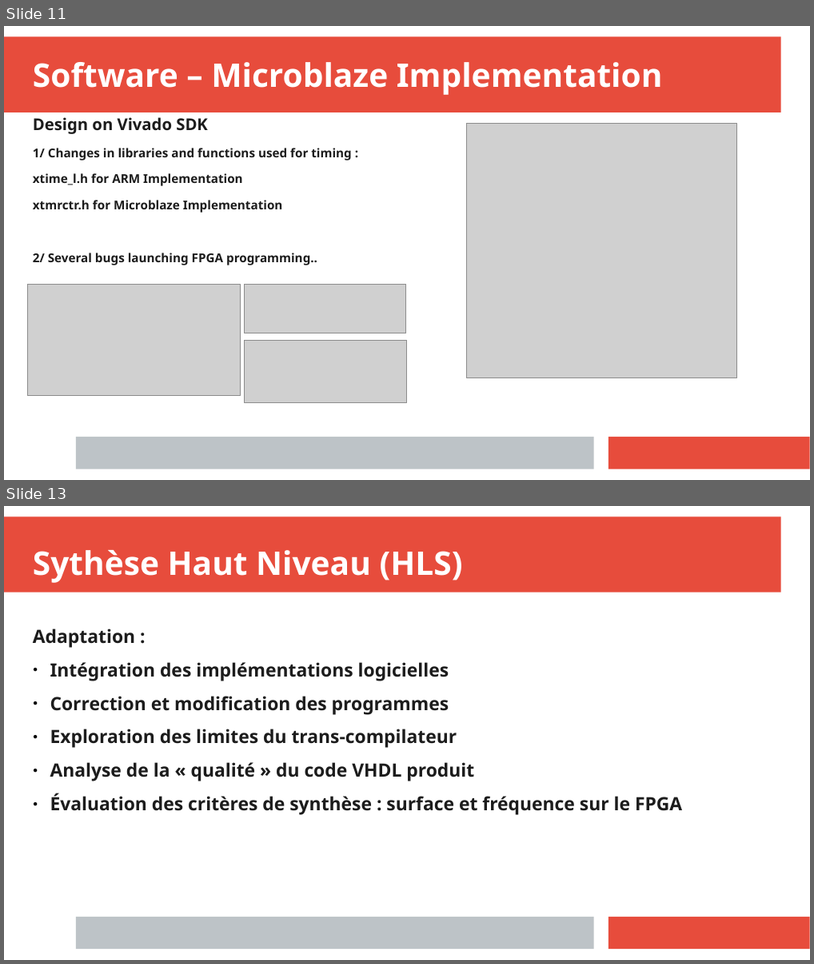
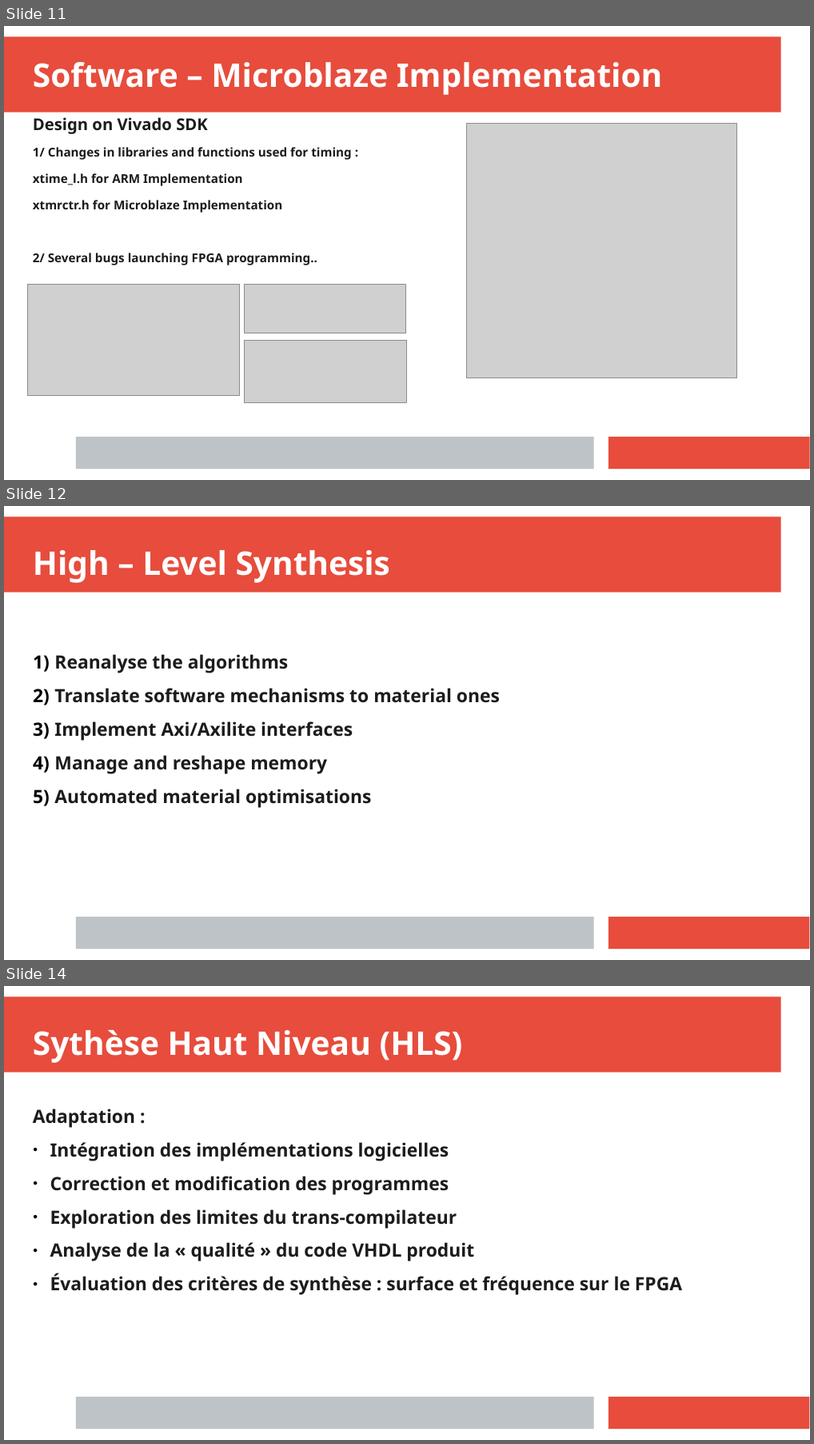
Before and after one commit to anisghaoui/A2, a slide deck: presentation_finale/prensent_A2_ghaoui.pptx. Shown one above the other, each under a label of ours: slides 11 and 13 before the commit, slides 11, 12 and 14 after it; the slides between them are not shown. The pictures are 814x964 and 814x1444 pixels, drawn with LibreOffice and Linux fonts; fonts in the diff are those of the drawing; grey boxes stand for pictures. Boxes give left, top, right and bottom in pixels: in the first picture for what was removed or moved away, otherwise in the second. Text is boxed around its words. In the diff, an @@ line names an element or a change of style, - is before the commit and + after.

```diff
--- a/presentation_finale/prensent_A2_ghaoui.pptx
+++ b/presentation_finale/prensent_A2_ghaoui.pptx
@@ slide 12 added at [4,506,810,960], background #FFFFFF; not listed: 3 template elements that a slide beside it also shows @@
@@ text added at [33,550,390,583], 32 pt, text #FFFFFF, bold @@
+High – Level Synthesis
@@ text added at [54,654,500,808], 18 pt, text #1C1C1C, bold @@
+1) Reanalyse the algorithms
+2) Translate software mechanisms to material ones
+3) Implement Axi/Axilite interfaces
+4) Manage and reshape memory
+5) Automated material optimisations
@@ what was slide 13 is now slide 14 @@
```
Also in this commit, not shown: 6 other slides added, 1 slide removed, 14 other files.
